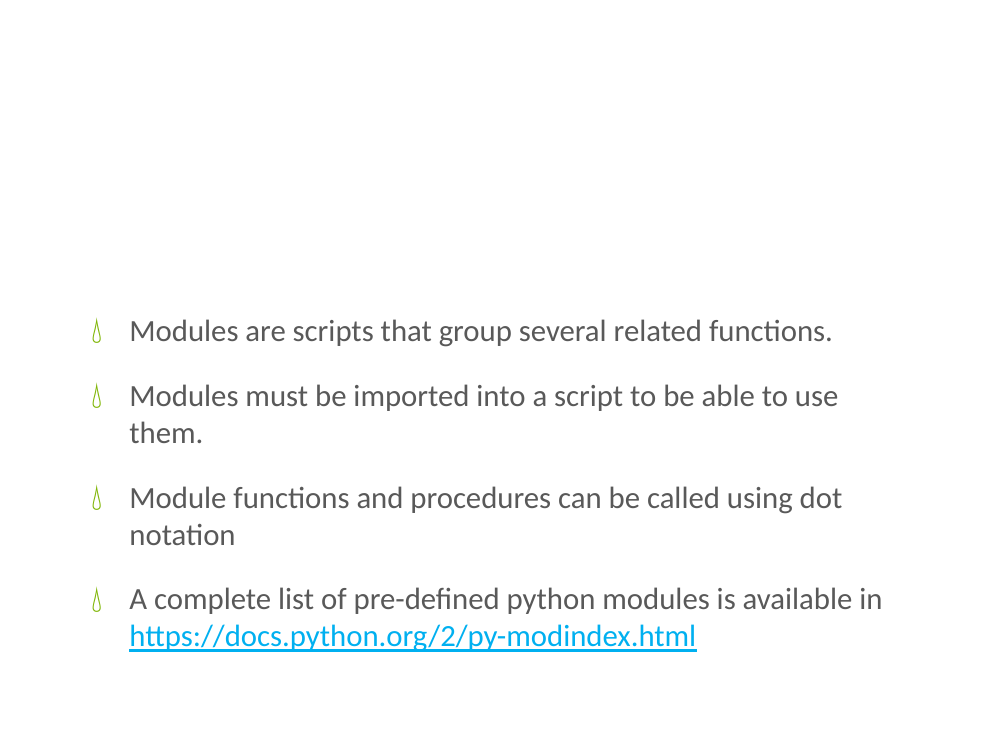
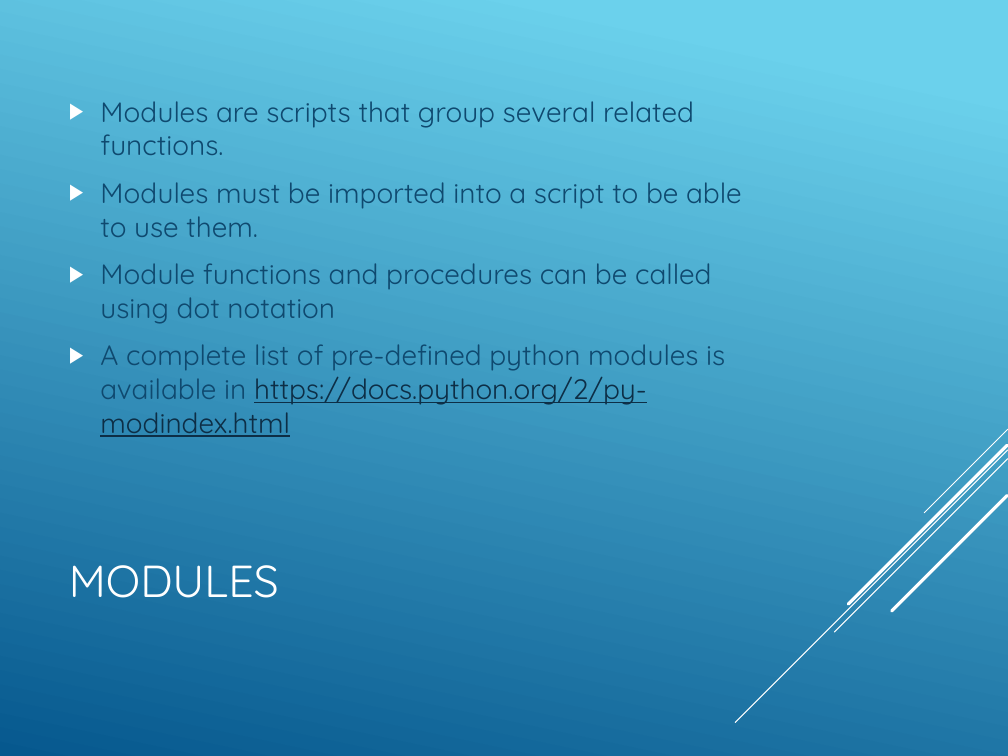
Before and after one commit to mmbader/PythonDojo, a slide deck: slide 10 of slides/klasse3.pptx. Drawn at 1008x756 pixels with LibreOffice and Linux fonts; fonts in the diff are those of the drawing; background and template pictures are left out. Boxes give left, top, right and bottom in pixels: in the first picture for what was removed or moved away, otherwise in the second. Text is boxed around its words. In the diff, an @@ line names an element or a change of style, - is before the commit and + after.

```diff
--- a/slides/klasse3.pptx
+++ b/slides/klasse3.pptx
@@ background picture (left out) to gradient #6ED2EB to #06588E @@
@@ text "Modules are scripts that group ..." moved from (x1=129, y1=319, x2=882, y2=652) to (x1=100, y1=101, x2=742, y2=437) @@
@@ text "Modules are scripts that group ..." at (x1=100, y1=101, x2=742, y2=437): size 22 to 20 pt, font Calibri to Quicksand; text colour #595959 to #0F496F in "Modules are scripts that group several related ...", "Modules must be imported into a script ...", "Module functions and procedures can be called ...", "A complete list of pre-defined python modules ..."; text colour #00B0F0 to #0D2E46 in "https://docs.python.org/2/py-modindex.html"; bullet 💧 to ▶; less space between paragraphs; bullet colour #80B606 to #FFFFFF; vertical alignment top to middle @@
@@ group added at (x1=736, y1=429, x2=1008, y2=723): 5 lines @@
@@ title at (x1=69, y1=565, x2=279, y2=598): text changed; size 46 to 32 pt; font Calibri to Quicksand @@
-Modules
+MODULES
```
Also in this commit, not shown: 12 other slides changed, 9 other files.
